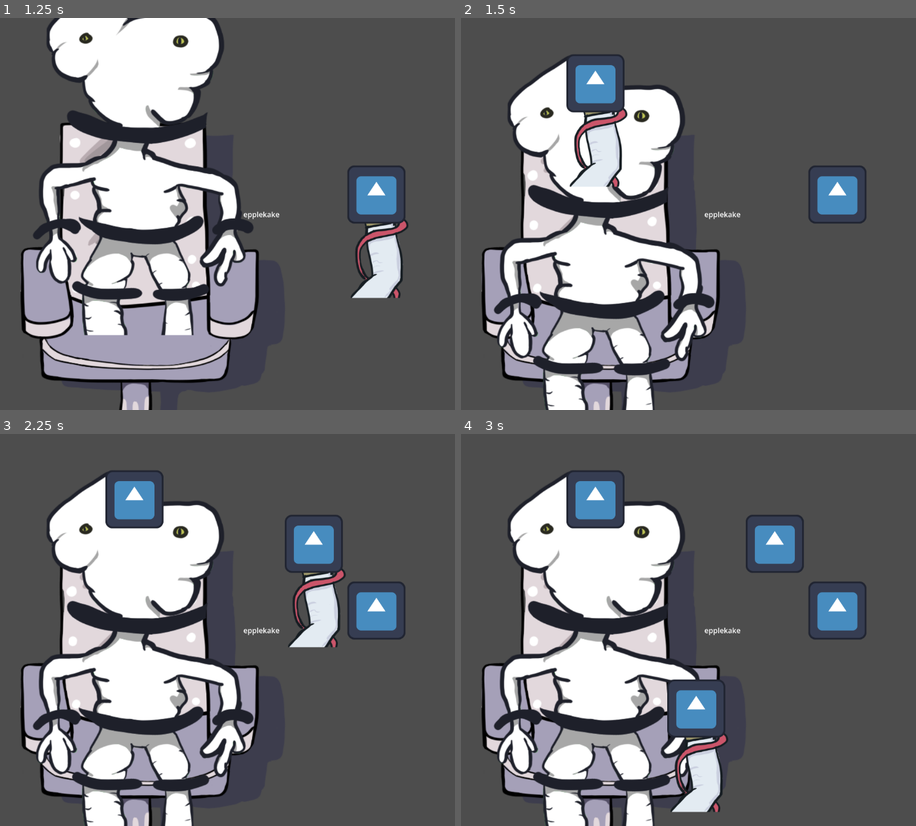
Above: before the commit, frames 1-4 (two rows, left to right).
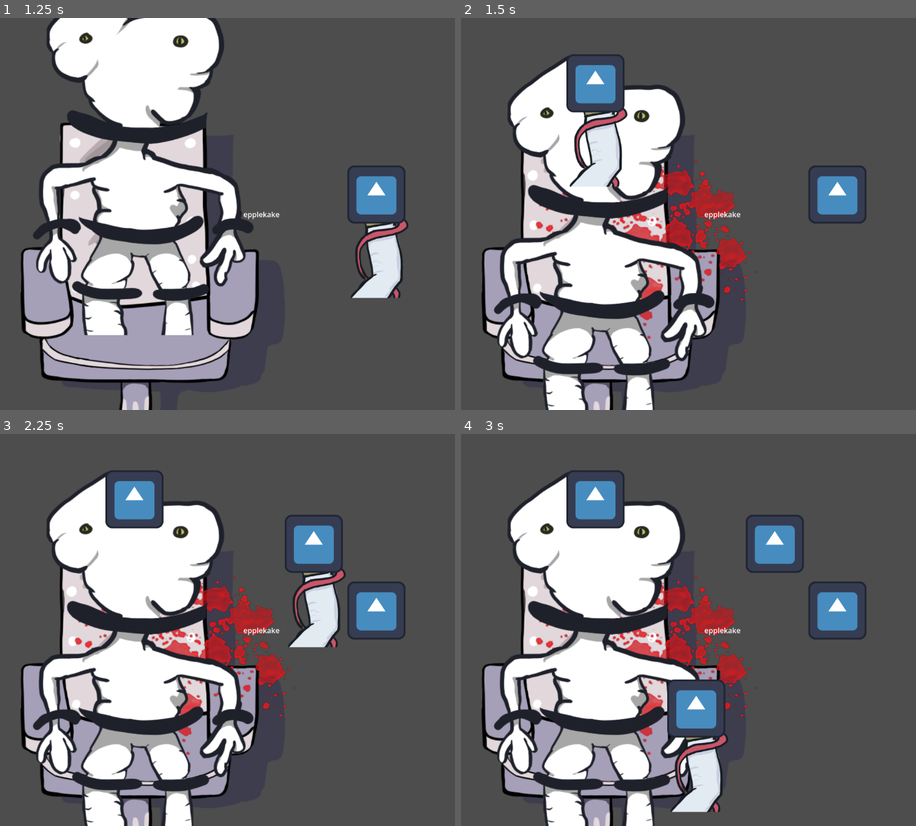
Above: after the commit, the same moments.

Repository: Slideshow776/Global-Game-Jam-2026
Game: Godot game, scene res://scenes/game.tscn
Same seed, same stepped clock (60 frames per second), same inputs: the game is played once before the commit and once after it. The engine's default icon, where the game draws it, is replaced by a stand-in: a white triangle on a blue panel in a dark square.
Inputs (mouse positions are in pixels of both pictures, inside the frame that each line leads up to):
- Up to frame 1 (1.25 s): tap Enter at 0.5, 0.6 s; move the mouse to (377, 194) at 0.52 s; click (377, 194) at 0.67 s
- Up to frame 2 (1.5 s): move the mouse to (597, 84) at 1.27 s; tap F at 1.35 s; click (597, 84) at 1.42 s
- Up to frame 3 (2.25 s): tap Space at 2 s; move the mouse to (313, 543) at 2.02 s; tap Enter at 2.1 s; click (313, 543) at 2.17 s
- Up to frame 4 (3 s): tap Enter at 2.75 s; move the mouse to (697, 708) at 2.77 s; tap F at 2.85 s; click (697, 708) at 2.92 s

Frame 1 is identical in both runs. In frame 2, 2.7% of the frame differs, in the area x 16-65%, y 36-82%; in frame 3, 2.7%; in frame 4, 2.6%.

Commit message:
Detecbt body part + bloodsplatter

Diff:
--- a/game_state.gd
+++ b/game_state.gd
@@ -1,5 +1,6 @@
 extends Node
 signal gun_clicked
+signal mutant_hit
 signal mutant_spawn
 
 # Called when the node enters the scene tree for the first time.
--- /dev/null
+++ b/scenes/bodypart.gd
@@ -0,0 +1,14 @@
+extends Area2D
+
+# Called when the node enters the scene tree for the first time.
+func _ready() -> void:
+	pass # Replace with function body.
+
+# Called every frame. 'delta' is the elapsed time since the previous frame.
+func _process(delta: float) -> void:
+	pass
+
+func _input_event(viewport: Node, event: InputEvent, shape_idx: int):
+	if event is InputEventMouseButton && event.button_index == MOUSE_BUTTON_LEFT && event.pressed:
+			print(name)
+			GameState.mutant_hit.emit()
--- a/scenes/chair.gd
+++ b/scenes/chair.gd
@@ -9,7 +9,7 @@
 	position.x = -1000
 	var tween := create_tween()
 	tween.tween_property(self, "position:x", originalxposition, 1.0)
-	#arja.mutant_hit.connect(_on_mutant_hit_do_splat)
+	GameState.mutant_hit.connect(_on_mutant_hit_do_splat)
 
 func _on_mutant_hit_do_splat ():
 	splat.visible = true
--- a/scenes/mutant.gd
+++ b/scenes/mutant.gd
@@ -10,22 +10,14 @@
 	originalyposition = position.y
 	position.y = -1000
 
-	pass
+	var mutantColor: Color = Color(randf_range(0.1, 1.0), randf_range(0.1, 1.0), randf_range(0.1, 1.0), 1)
+	self_modulate = mutantColor
 
 func _on_timer_timeout() -> void:
-
 	var tween := create_tween()
 	tween.tween_property(self, "position:y", originalyposition, 0.3)
 
-	pass # Replace with function body.
-
-#func _on_area_2d_area_entered(area: Area2D) -> void:
-	#print("area 2d entered")
-	#if Input.is_mouse_button_pressed(MOUSE_BUTTON_LEFT):
-	#	mutantHit.emit()
-	#pass # Replace with function body.
-
-func _on_area_2d_input_event(viewport: Node, event: InputEvent, shape_idx: int) -> void:
-	if event is InputEventMouseButton && event.button_index == MOUSE_BUTTON_LEFT && event.pressed:
-		print("event click")
-		#arja.mutant_hit.emit()
+#func _on_area_2d_input_event(viewport: Node, event: InputEvent, shape_idx: int) -> void:
+#	if event is InputEventMouseButton && event.button_index == MOUSE_BUTTON_LEFT && event.pressed:
+#		print("event click")
+#		GameState.mutant_hit.emit()
--- a/scenes/mutant.tscn
+++ b/scenes/mutant.tscn
@@ -2,9 +2,14 @@
 
 [ext_resource type="Texture2D" uid="uid://brl4h2mjrqxry" path="res://assets/images/mutant.png" id="1_smdei"]
 [ext_resource type="Script" uid="uid://bljmgiu6snykd" path="res://scenes/mutant.gd" id="2_3umk4"]
+[ext_resource type="Script" uid="uid://ctwnj4j8cml8m" path="res://scenes/bodypart.gd" id="3_3umk4"]
 
 [sub_resource type="CapsuleShape2D" id="CapsuleShape2D_smdei"]
-radius = 131.0
+radius = 159.0
+height = 318.0
+
+[sub_resource type="CapsuleShape2D" id="CapsuleShape2D_3umk4"]
+radius = 37.0
 height = 294.0
 
 [node name="Mutant" type="Node2D" unique_id=1321833085]
@@ -19,12 +24,22 @@
 one_shot = true
 autostart = true
 
-[node name="Area2D" type="Area2D" parent="." unique_id=776876882]
+[node name="Head" type="Area2D" parent="." unique_id=776876882]
+script = ExtResource("3_3umk4")
 
-[node name="CollisionShape2D" type="CollisionShape2D" parent="Area2D" unique_id=366012915]
-position = Vector2(10, -172)
+[node name="CollisionShape2D" type="CollisionShape2D" parent="Head" unique_id=366012915]
+position = Vector2(12, -230)
 shape = SubResource("CapsuleShape2D_smdei")
 
+[node name="Arm" type="Area2D" parent="." unique_id=1047764396]
+script = ExtResource("3_3umk4")
+
+[node name="CollisionShape2D" type="CollisionShape2D" parent="Arm" unique_id=1535719657]
+position = Vector2(-166, 134)
+shape = SubResource("CapsuleShape2D_3umk4")
+
 [connection signal="timeout" from="Timer" to="." method="_on_timer_timeout"]
-[connection signal="area_entered" from="Area2D" to="." method="_on_area_2d_area_entered"]
-[connection signal="input_event" from="Area2D" to="." method="_on_area_2d_input_event"]
+[connection signal="area_entered" from="Head" to="." method="_on_area_2d_area_entered"]
+[connection signal="input_event" from="Head" to="." method="_on_area_2d_input_event"]
+[connection signal="input_event" from="Head" to="Head" method="_on_input_event"]
+[connection signal="input_event" from="Arm" to="." method="_on_arm_input_event"]
Not shown, added: scenes/bodypart.gd.uid
